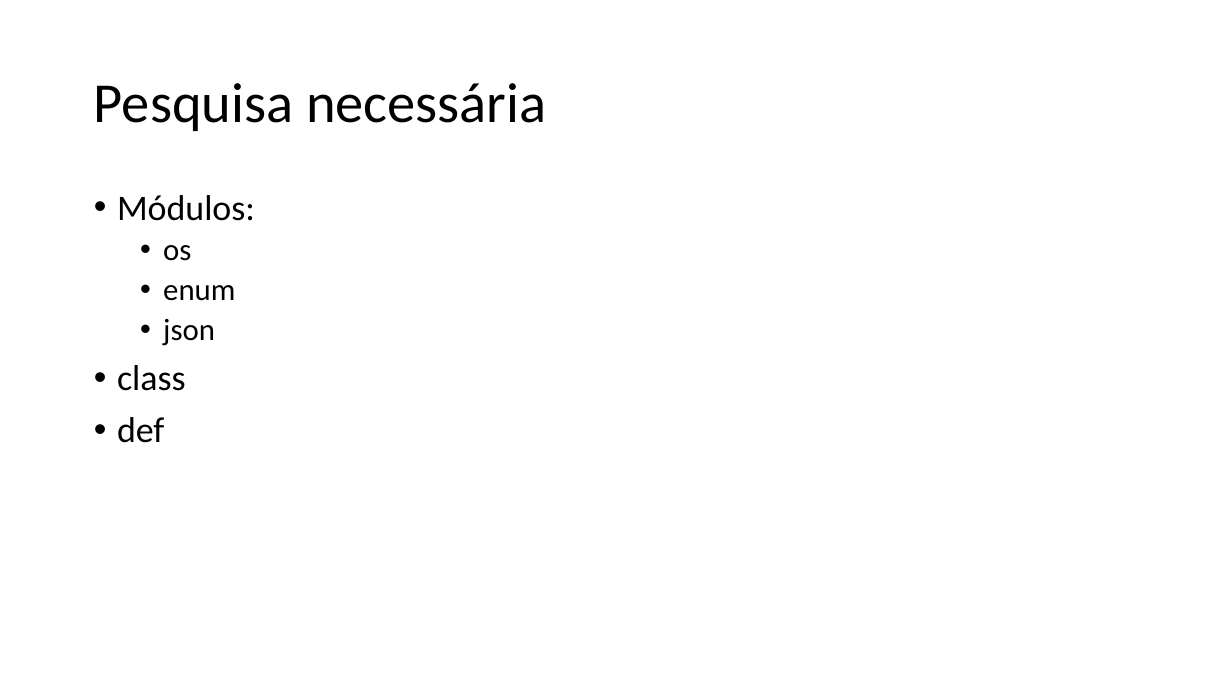
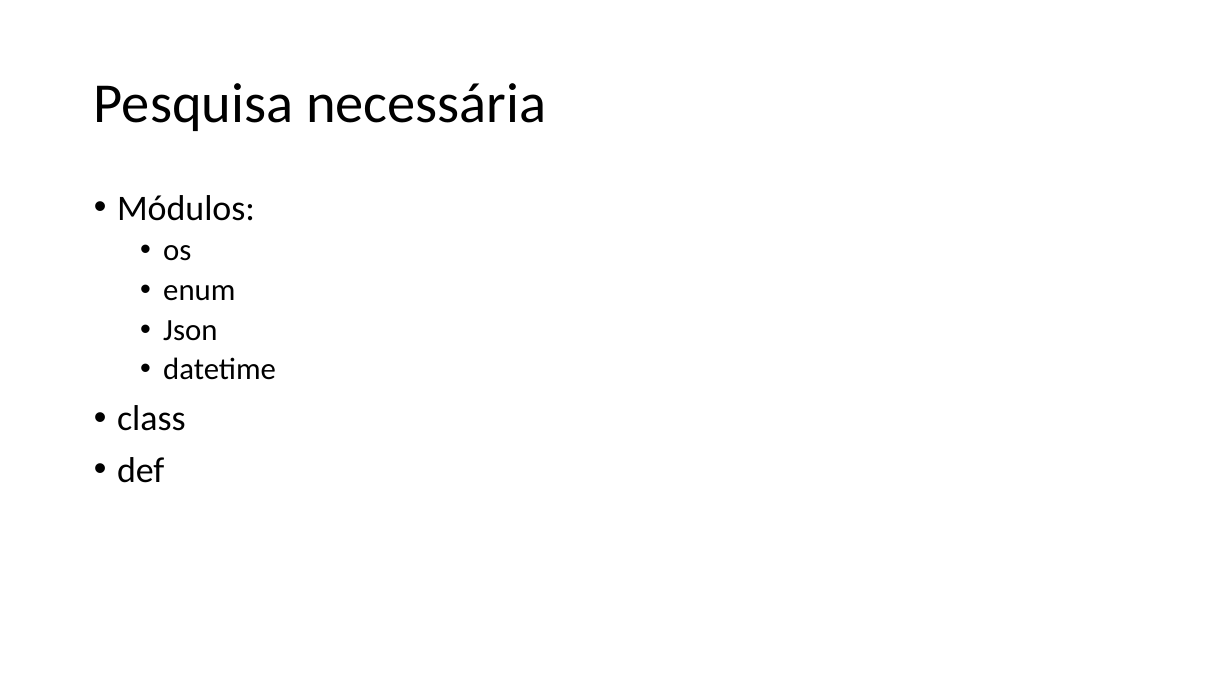
Before and after one commit to JorgeFilipePinto/orcamentacao_auto, a slide deck: slide 7 of documentação/Apresentação.pptx. Drawn at 1232x693 pixels with LibreOffice and Linux fonts; fonts in the diff are those of the drawing. Boxes give left, top, right and bottom in pixels: in the first picture for what was removed or moved away, otherwise in the second. Text is boxed around its words. In the diff, an @@ line names an element or a change of style, - is before the commit and + after.

```diff
--- a/documentação/Apresentação.pptx
+++ b/documentação/Apresentação.pptx
@@ text at <box>163,320,276,380</box>: text changed @@
-  • json
+  • Json
+  • datetime
```
Also in this commit, not shown: 1 slide added, 3 other files.
